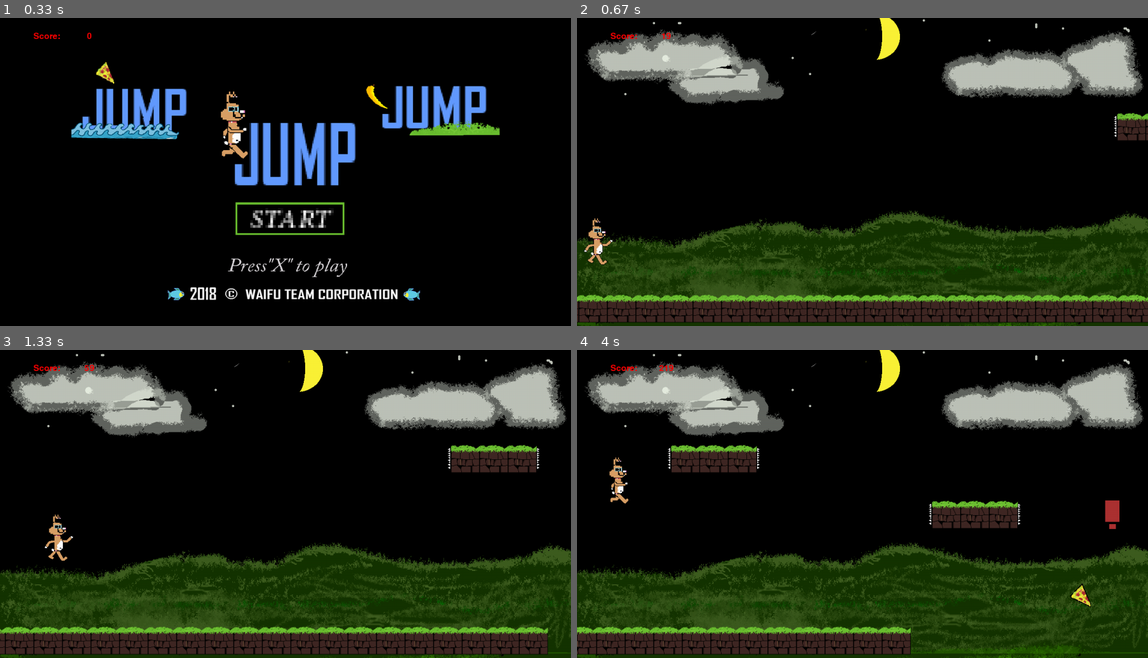
Above: before the commit, frames 1-4 (two rows, left to right).
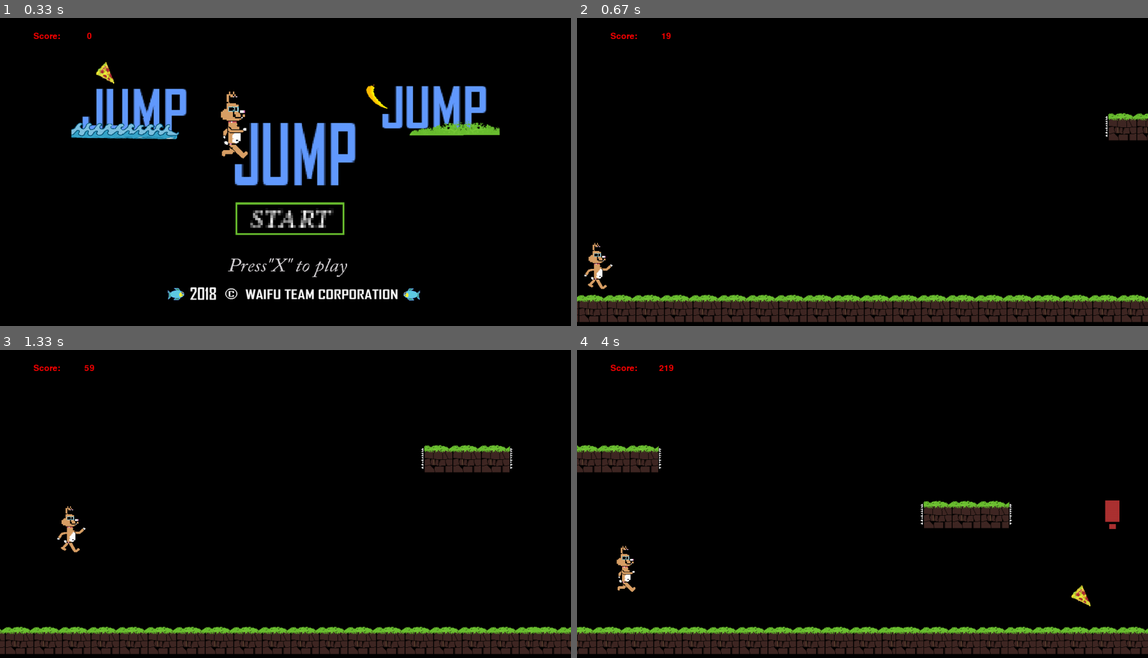
Above: after the commit, the same moments.

Repository: Yukishiori/pygame_proj
Game: pygame game, started from main.py
The game is run twice, just before and just after one commit, with the same random seed, the same clock (stepped at 60 frames per second) and the same inputs.
Inputs:
- Up to frame 1 (0.33 s): no input
- Up to frame 2 (0.67 s): tap X at 0.33 s
- Up to frame 3 (1.33 s): hold Right 0.67-1.13 s; hold Up from 1.17 s (still down)
- Up to frame 4 (4 s): release Up at 1.47 s; hold Right 1.5-1.97 s; hold Left 2-2.53 s; hold Down 2.57-2.87 s; hold Left 2.9-3.3 s; hold Up 3.33-3.7 s; hold Right from 3.73 s (still down)

Frame 1 is identical in both runs. In frame 2, 34% of the frame differs, in the area x 0-100%, y 0-100%; in frame 3, 36%; in frame 4, 41%.

Commit message:
Merge branch 'master' of https://github.com/Yukishiori/pygame_proj
# Conflicts:
#	.idea/misc.xml
#	.idea/the_game.iml
#	enemy/spike_left.py
#	enemy/spike_right.py
#	game_object.py
#	main.py
#	player/player.py

Diff:
--- a/Platform/platform_flying_spawner.py
+++ b/Platform/platform_flying_spawner.py
@@ -9,11 +9,13 @@
 class PlatformFlyingSpawner(GameObject):
     def __init__(self):
         GameObject.__init__(self, 0, 0)
-        self.counter = FrameCounter(random.randint(100, 120))
+        self.counter = FrameCounter(game_object.flying_counter)
         self.image = None
 
 
 
+    def change_counter(self):
+        self.counter.count_max = game_object.flying_counter
 
     def update(self):
         self.counter.run()
@@ -23,9 +25,10 @@
             # platform_flying = PlatformFlying(1343, 450)
             # game_object.add(platform_flying)
             self.counter.reset()
+            self.change_counter()
 
     def spawn(self):
-        platform_speed = 5
+        platform_speed = 6
         end_index = random.randint(4, 6)
         ran_y = random.randint(200,570)
 
--- a/Platform/platform_spawner.py
+++ b/Platform/platform_spawner.py
@@ -2,25 +2,26 @@
 from frame_counter import FrameCounter
 from Platform.Platform import Platform
 import game_object
-from random import randint
-
 
 class PlatformSpawner(GameObject):
     def __init__(self):
         GameObject.__init__(self, 0, 0)
         self.counter_continue = FrameCounter(20)
-
-        self.counter_blank = FrameCounter(randint(300, 1000))
+        self.counter_blank = FrameCounter(game_object.blank_time)
         self.renderer = None
         self.is_spawning = True
+        self.counter_blank.expired = True
 
 
-    def change_counter(self):
-        self.counter_blank = FrameCounter(randint(300, 1000))
+    def change_timer(self):
+        self.counter_blank.count_max = game_object.blank_time
+        print(game_object.blank_time)
+
 
     def update(self):
         if self.counter_blank.expired:
             self.is_spawning = True
+            self.change_timer()
             # print('hello')
         else:
             self.is_spawning = False
--- a/enemy/spike_left.py
+++ b/enemy/spike_left.py
@@ -11,7 +11,7 @@
     def __init__(self, x, y):
         GameObject.__init__(self, x, y)
         self.renderer = Animation(["enemy/left.png"], loop=True)
-        self.box_collider = BoxCollider(10, 64)
+        self.box_collider = BoxCollider(10, 60)
         self.v_x = game_object.game_speed #velocity
 
     def update(self):
--- a/enemy/spike_right.py
+++ b/enemy/spike_right.py
@@ -10,7 +10,7 @@
     def __init__(self, x, y):
         GameObject.__init__(self, x, y)
         self.renderer = Animation(["enemy/right.png"], loop=True)
-        self.box_collider = BoxCollider(10, 64)
+        self.box_collider = BoxCollider(10, 60)
         self.v_x = game_object.game_speed #velocity
 
     def update(self):
--- a/game_event.py
+++ b/game_event.py
@@ -31,6 +31,6 @@
 
         self.delay.run()
         if self.delay.expired:
-            # self.platform_spawner.counter_blank.reset()
-            # self.platform_flying_spawner.counter.reset()
+            self.platform_spawner.counter_blank.reset()
+            self.platform_flying_spawner.counter.reset()
             self.delay.reset()
--- a/game_object.py
+++ b/game_object.py
@@ -1,7 +1,17 @@
+from frame_counter import FrameCounter
+
 game_objects = []
 score = 0
 # from box_collider import BoxCollider
+hard_timer = FrameCounter(700)
+
 game_speed = 3
+blank_time = 50
+
+flying_counter = 130
+
+
+
 def add(game_object):
     game_objects.append(game_object)
 
@@ -9,7 +19,13 @@
     game_objects.clear()
 
 def update():
-    print(len(game_objects))
+    global blank_time
+    global flying_counter
+    hard_timer.run()
+    if hard_timer.expired:
+        blank_time += 10
+        flying_counter -= 10
+        hard_timer.reset()
     for game_object in game_objects:
         if game_object.is_active:
             game_object.update()
--- a/gameover/gameover.py
+++ b/gameover/gameover.py
@@ -1,7 +1,21 @@
 from game_object import GameObject
 from renderers.image_renderers import ImageRenderer
+from input.input_manager import global_input_manager
+# import game_object
+# from scenes.gameplay_scene import GameplayScene
+from scenes.menu_scene import MenuScene
+from scenes.scene_manager import global_scene_manager
+
 
 class Gameover(GameObject):
     def __init__(self, x, y):
         GameObject.__init__(self, x, y)
         self.renderer = ImageRenderer("gameover/gameover.png")
+
+    def update(self):
+        if global_input_manager.x_pressed:
+            # gameplay_scene = GameplayScene()
+            pass
+            # global_scene_manager.change_scene(gameplay_scene)
+            # menu = MenuScene()
+            # global_scene_manager.change_scene(menu)
--- a/main.py
+++ b/main.py
@@ -117,7 +117,7 @@
                     (640 - text1.get_width() // 2, 650 - text1.get_height() // 2))
         canvas.blit(text2,
                     (900 - text2.get_width() // 2, 650 - text2.get_height() // 2))
-    pygame.display.set_caption('Micro game')
+    pygame.display.set_caption('jump jump jump')
 
     # 3. Flip
     pygame.display.flip()
--- a/player/player.py
+++ b/player/player.py
@@ -12,8 +12,6 @@
 from game_object import collide_with, add as add_game_object
 from frame_counter import FrameCounter
 from renderers.player_animator import PlayerAnimator
-from scenes.scene_manager import global_scene_manager
-from scenes.gameover_scene import GameoverScene
 from input.input_manager import global_input_manager
 from player.player_dies import PlayerDies
 
@@ -23,10 +21,10 @@
         GameObject.__init__(self, x, y)
         self.shoot_lock = False
         self.counter = FrameCounter(30)
-        self.box_collider = BoxCollider(64, 128)
+        self.box_collider = BoxCollider(60, 110)
         self.dx = 0
         self.dy = 0
-        self.jump_speed = -17
+        self.jump_speed = -22
         self.renderer = PlayerAnimator()
 
 
@@ -45,7 +43,7 @@
         collide_list2 = collide_with(self.box_collider, Items)
         for obj in collide_list2:
             obj.deactivate()
-            game_object.score += 10
+            game_object.score += 1000
 
         game_object.score += 1
 
@@ -54,9 +52,9 @@
         self.dx = 0
         # self.dy = 0
         if global_input_manager.right_pressed:
-            self.dx += 3
+            self.dx += 4
         if global_input_manager.left_pressed:
-            self.dx -= 3
+            self.dx -= 4
         if global_input_manager.up_pressed:
             box_at_bottom = self.box_collider
             box_at_bottom.y = self.box_collider.y + 2
@@ -64,15 +62,17 @@
             for obj in btm:
                 if type(obj) == Platform:
                     self.dy = self.jump_speed
+        if global_input_manager.down_pressed:
+            self.dy += 3
 
-        self.dy += 0.5
+        self.dy += 0.98
 
         self.check_future_y()
         self.check_future_x()
         # print(self.dx)
 
     def check_future_y(self):
-        future_box = BoxCollider(64, 120)
+        future_box = BoxCollider(60, 110)
         future_box.x = self.x
         future_box.y = self.y
         # future_box.x += self.dx
@@ -83,21 +83,25 @@
             if type(obj) == Platform:
                 move_continue = True
                 distance = 1
-                while move_continue:
-                    box = self.box_collider
-                    box.y += distance
-                    collided_list2 = game_object.collide_with(box, Platform)
-                    for obj in collided_list2:
-                        if type(obj) == Platform:
-                            move_continue = False
-                        else:
-                            distance += 1
-                            self.y += numpy.sign(self.dy)
+                # while move_continue:
+                #     box = self.box_collider
+                #     box.y += distance
+                #     collided_list2 = game_object.collide_with(box, Platform)
+                #     for obj in collided_list2:
+                #         if type(obj) == Platform:
+                #             move_continue = False
+                #         else:
+                #             distance += 1
+                #             self.y += numpy.sign(self.dy)
                 self.dy = 0
+
+        if self.y > 610:
+            self.dy += 10
         self.y += self.dy
 
+
     def check_future_x(self):
-        future_box = BoxCollider(64, 120)
+        future_box = BoxCollider(60, 110)
         future_box.x = self.x
         future_box.y = self.y
 
@@ -109,6 +113,9 @@
             if type(obj) == Platform:
                 # print('hello')
                 self.dx = 0
+
+        if self.x + self.dx < 32:
+            self.dx = 0
 
         self.x += self.dx
 
@@ -131,5 +138,3 @@
         GameObject.deactivate(self)
         death = PlayerDies(self.x, self.y)
         add_game_object(death)
-        over = GameoverScene()
-        global_scene_manager.change_scene(over)
--- a/scenes/gameover_scene.py
+++ b/scenes/gameover_scene.py
@@ -1,6 +1,6 @@
 from gameover.gameover import Gameover
 import game_object
-
+from input.input_manager import global_input_manager
 
 class GameoverScene:
     def __init__(self):
@@ -9,5 +9,6 @@
         gameover = Gameover(640,368)
         game_object.add(gameover)
 
+
     def destroy(self):
         game_object.clear()
--- a/scenes/gameplay_scene.py
+++ b/scenes/gameplay_scene.py
@@ -17,8 +17,8 @@
 
         game_event = GameEvent()
         game_object.add(game_event)
-        background = Background(640, 320)
-        game_object.game_objects.insert(0, background)
+        # background = Background(640, 320)
+        # game_object.game_objects.insert(0, background)
 
 
         for i in range(22):
